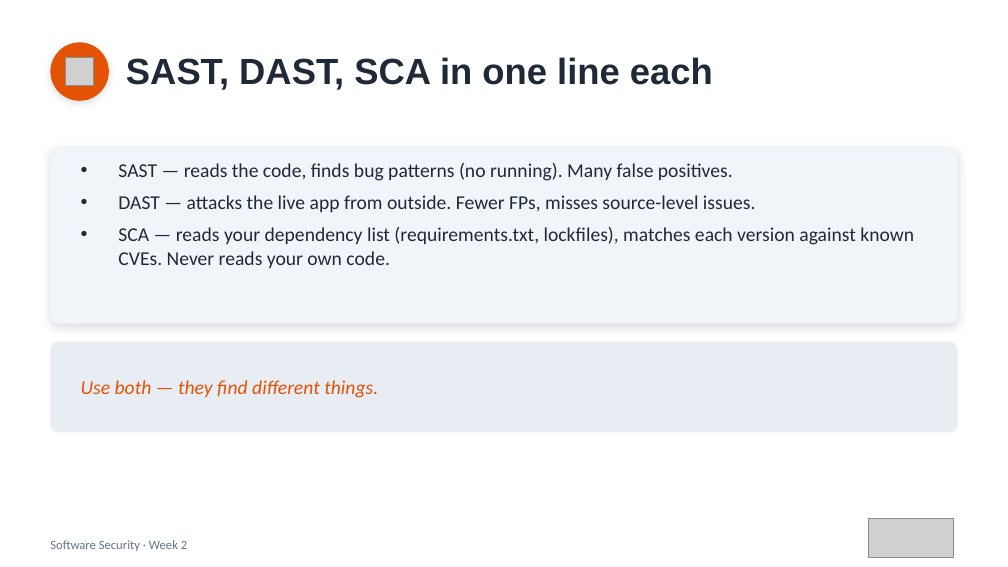
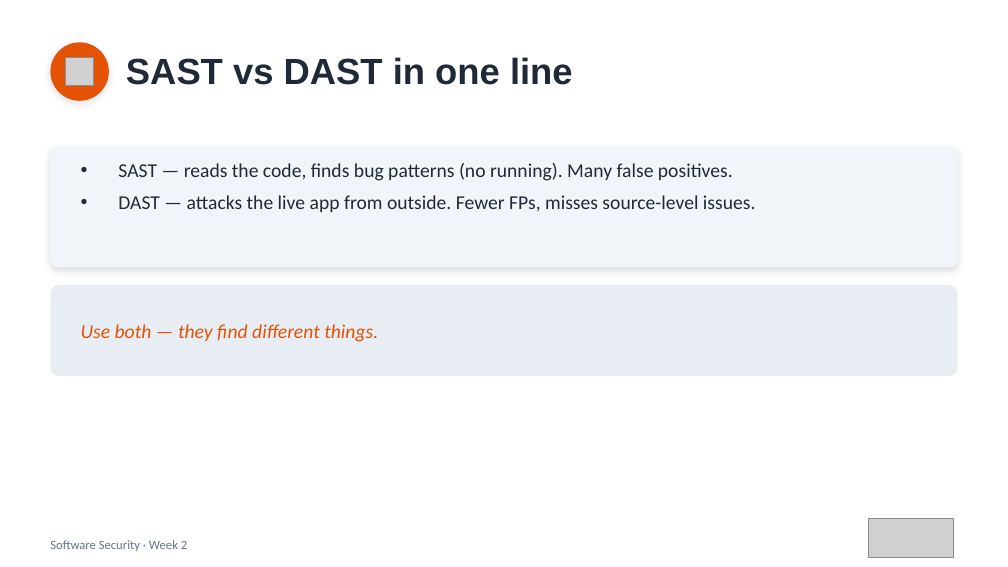
Before and after one commit to nutthakorn7/software-security, a slide deck: slide 6 of slides/pptx/week02.pptx. Drawn at 1008x567 pixels with LibreOffice and Linux fonts; fonts in the diff are those of the drawing; grey boxes stand for pictures. Boxes give left, top, right and bottom in pixels: in the first picture for what was removed or moved away, otherwise in the second. Text is boxed around its words. In the diff, an @@ line names an element or a change of style, - is before the commit and + after.

```diff
--- a/slides/pptx/week02.pptx
+++ b/slides/pptx/week02.pptx
@@ text at box(126, 57, 573, 85): text changed @@
-SAST, DAST, SCA in one line each
+SAST vs DAST in one line
@@ rounded rectangle: place and size @@
-rounded rectangle at box(50, 146, 958, 324)
+rounded rectangle at box(50, 146, 958, 267)
@@ rounded rectangle at box(50, 146, 958, 267): proportions changed @@
@@ text at box(118, 227, 914, 268): paragraph removed @@
-• SCA — reads your dependency list (requirements.txt, lockfiles), matches each version against known CVEs. Never reads your own code.
@@ rounded rectangle: place and size @@
-rounded rectangle at box(50, 342, 958, 432)
+rounded rectangle at box(50, 285, 958, 376)
@@ text "Use both — they find ...": place and size @@
-text "Use both — they find ..." at box(81, 380, 378, 398)
+text "Use both — they find ..." at box(81, 324, 378, 342)
```
Also in this commit, not shown: 3 other slides changed, 1 slide removed, 3 other files.
